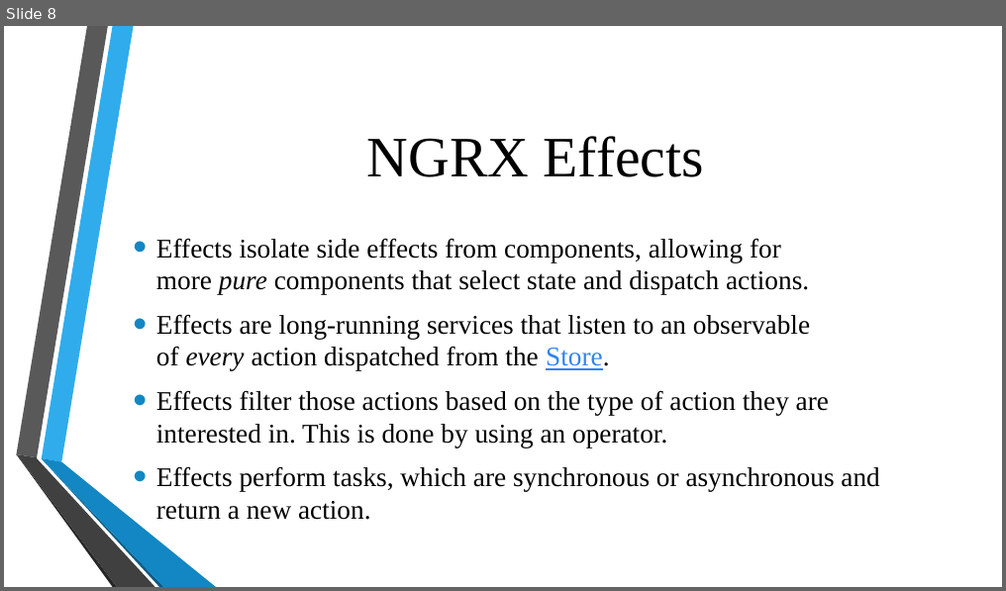
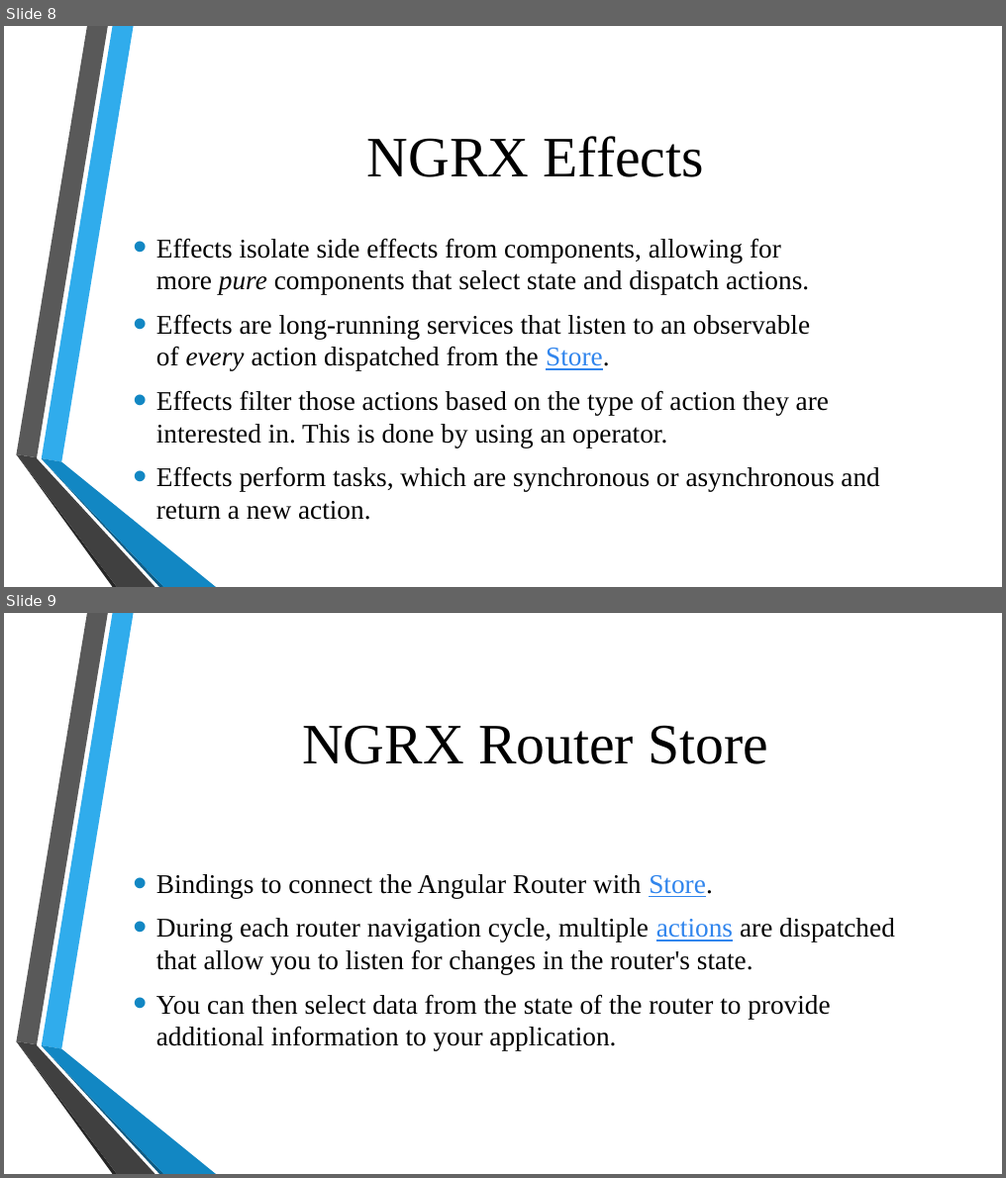
Before and after one commit to ngohungphuc/Presentation, a slide deck: NgRx/NGRX Part 2.pptx. Shown one above the other, each under a label of ours: slide 8 before the commit, slides 8 and 9 after it. The pictures are 1006x591 and 1006x1178 pixels, drawn with LibreOffice and Linux fonts; fonts in the diff are those of the drawing; background and template pictures are left out. Boxes give left, top, right and bottom in pixels: in the first picture for what was removed or moved away, otherwise in the second. Text is boxed around its words. In the diff, an @@ line names an element or a change of style, - is before the commit and + after.

Commit message:
update

```diff
--- a/NgRx/NGRX Part 2.pptx
+++ b/NgRx/NGRX Part 2.pptx
@@ slide 9 added at [4,613,1002,1174], background picture (left out); not listed: 6 template elements that a slide beside it also shows @@
@@ title added at [302,725,769,764], 55 pt, text #000000 @@
+NGRX Router Store
@@ text added at [156,874,895,1051], 26 pt, text #000000 @@
+• Bindings to connect the Angular Router with Store.
+• During each router navigation cycle, multiple actions are dispatched that allow you to listen for changes in the router's state.
+• You can then select data from the state of the router to provide additional information to your application.
```
